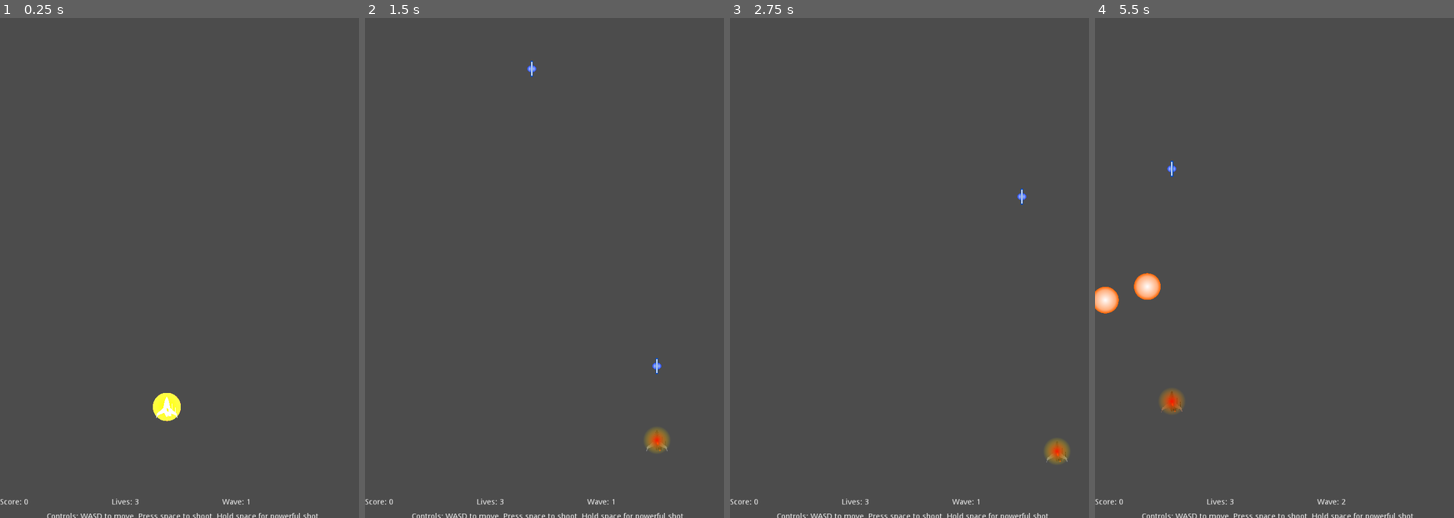
Above: before the commit, frames 1-4 (left to right).
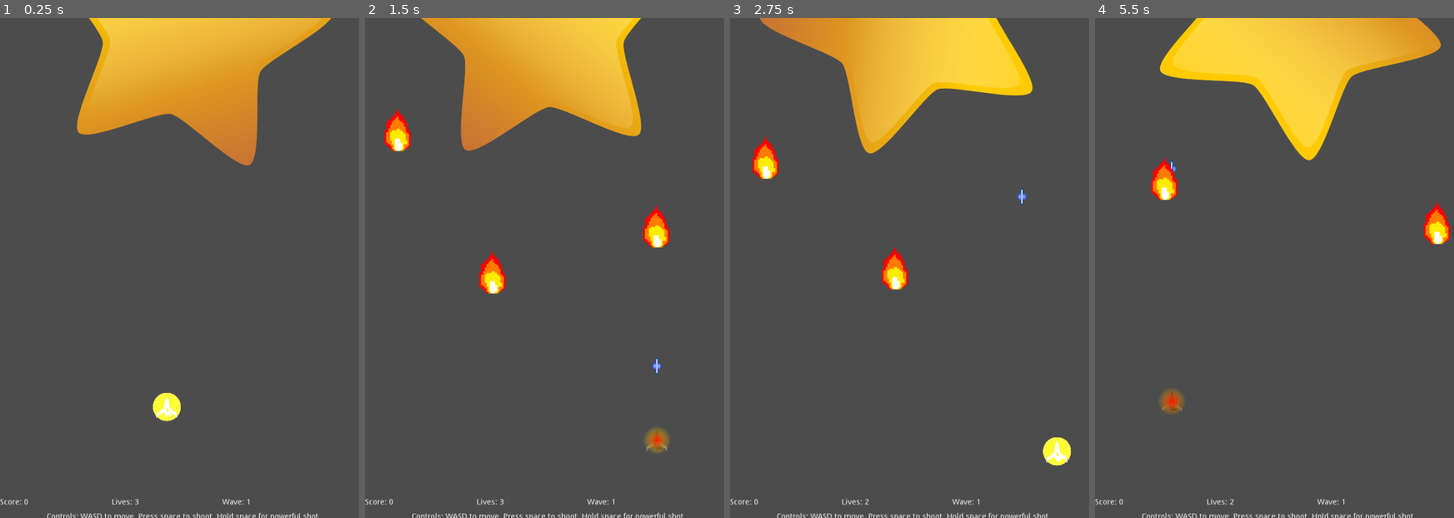
Above: after the commit, the same moments.

Repository: Imacds/ship-project-cs4700
Game: Godot game, scene res://Root.tscn
Two runs of this game, one before a commit and one after it. Both use one fixed random seed, a clock stepped at 60 frames per second and the inputs below.
Inputs:
- Up to frame 1 (0.25 s): no input
- Up to frame 2 (1.5 s): tap Space (shoot) at 0.5, 1.35 s; hold D (move_right) 0.53-1.28 s; hold Space (shoot) 0.53-1.28 s; hold S (move_down) from 1.28 s (still down)
- Up to frame 3 (2.75 s): tap Space (shoot) at 2 s; release S (move_down) at 2.03 s; hold D (move_right) from 2.03 s (still down); hold Space (shoot) from 2.03 s (still down)
- Up to frame 4 (5.5 s): release D (move_right) at 2.78 s; release Space (shoot) at 2.78 s; hold W (move_up) 2.78-3.53 s; tap Space (shoot) at 2.85, 3.5, 4.35 s; hold Space (shoot) 3.53-4.28 s; hold A (move_left) 3.53-5.03 s; hold S (move_down) from 5.03 s (still down); hold Space (shoot) from 5.03 s (still down)

The runs differ from the first frame. In frame 1, 12% of the frame differs, in the area x 21-93%, y 0-30%; in frame 2, 12%; in frame 3, 11%; in frame 4, 12%, in the area x 0-99%, y 0-98%.

Commit message:
add: star boss gets hurt, manly sfx, add: star boss shoots fireballs

Diff:
--- a/EnemyController.gd
+++ b/EnemyController.gd
@@ -8,7 +8,7 @@
 var state = SPAWN
 var counter = 0.0
 var score = 0
-export (int) var goalScore = 1
+export (int) var goalScore = 0
 onready var bossController = $"../BossController"
 
 # Called every frame. 'delta' is the elapsed time since the previous frame.
--- a/Root.tscn
+++ b/Root.tscn
@@ -117,3 +117,5 @@
 
 [node name="BossController" type="Node" parent="."]
 script = ExtResource( 14 )
+
+[node name="FireballContainer" type="Node" parent="."]
--- a/Ship.gd
+++ b/Ship.gd
@@ -112,7 +112,7 @@
 	return bullet
 
 func _on_Ship_area_entered(area):
-	if "Enemy1" in area.get_name():
+	if "Enemy1" in area.get_name() or "Fireball" in area.get_name():
 		die(area)
 
 func die(killer):
--- /dev/null
+++ b/scenes/Fireball.tscn
@@ -0,0 +1,19 @@
+[gd_scene load_steps=4 format=2]
+
+[ext_resource path="res://scripts/Fireball.gd" type="Script" id=1]
+[ext_resource path="res://sprites/fireball.png" type="Texture" id=2]
+
+[sub_resource type="RectangleShape2D" id=1]
+extents = Vector2( 24.0889, 28.4208 )
+
+[node name="Fireball" type="Area2D"]
+script = ExtResource( 1 )
+
+[node name="Sprite" type="Sprite" parent="."]
+position = Vector2( -4.78468, 0 )
+rotation = -1.57079
+texture = ExtResource( 2 )
+
+[node name="CollisionShape2D" type="CollisionShape2D" parent="."]
+position = Vector2( -0.368057, 0 )
+shape = SubResource( 1 )
--- a/scenes/StarBoss.tscn
+++ b/scenes/StarBoss.tscn
@@ -1,8 +1,22 @@
-[gd_scene load_steps=6 format=2]
+[gd_scene load_steps=20 format=2]
 
 [ext_resource path="res://scripts/StarBoss.gd" type="Script" id=1]
 [ext_resource path="res://scripts/StarBossAnimation.gd" type="Script" id=2]
 [ext_resource path="res://sprites/sss.png" type="Texture" id=3]
+[ext_resource path="res://audio/music/n-Dimensions (Main Theme).ogg" type="AudioStream" id=4]
+[ext_resource path="res://audio/sfx/thunk (fireballs fired).wav" type="AudioStream" id=5]
+[ext_resource path="res://scripts/GotHurtAudio.gd" type="Script" id=6]
+[ext_resource path="res://audio/sfx/StarBoss/deathh.wav" type="AudioStream" id=7]
+[ext_resource path="res://audio/sfx/StarBoss/die1.wav" type="AudioStream" id=8]
+[ext_resource path="res://audio/sfx/StarBoss/die2.wav" type="AudioStream" id=9]
+[ext_resource path="res://audio/sfx/StarBoss/pain1.wav" type="AudioStream" id=10]
+[ext_resource path="res://audio/sfx/StarBoss/pain2.wav" type="AudioStream" id=11]
+[ext_resource path="res://audio/sfx/StarBoss/pain3.wav" type="AudioStream" id=12]
+[ext_resource path="res://audio/sfx/StarBoss/pain4.wav" type="AudioStream" id=13]
+[ext_resource path="res://audio/sfx/StarBoss/pain5.wav" type="AudioStream" id=14]
+[ext_resource path="res://audio/sfx/StarBoss/pain6.wav" type="AudioStream" id=15]
+[ext_resource path="res://audio/sfx/StarBoss/painh.wav" type="AudioStream" id=16]
+[ext_resource path="res://audio/sfx/StarBoss/paino.wav" type="AudioStream" id=17]
 
 [sub_resource type="Animation" id=1]
 resource_name = "StarBoss"
@@ -67,5 +81,88 @@
 scale = Vector2( 12.96, 12.96 )
 shape = SubResource( 2 )
 
+[node name="AudioStreamPlayer2D" type="AudioStreamPlayer2D" parent="."]
+stream = ExtResource( 4 )
+autoplay = true
+
+[node name="FireballSpawnPoint" type="Node2D" parent="."]
+position = Vector2( -3.05176e-005, -237.594 )
+
+[node name="FireballSpawnPoint2" type="Node2D" parent="."]
+position = Vector2( 247.91, -56.0256 )
+
+[node name="FireballSpawnPoint3" type="Node2D" parent="."]
+position = Vector2( -155.031, 234.483 )
+
+[node name="FireballSpawnPoint4" type="Node2D" parent="."]
+position = Vector2( 152.936, 235.182 )
+
+[node name="FireballSpawnPoint5" type="Node2D" parent="."]
+position = Vector2( -250.005, -56.7239 )
+
+[node name="FireballContainer" type="Node" parent="."]
+
+[node name="FireballsFiredAudio" type="AudioStreamPlayer2D" parent="."]
+stream = ExtResource( 5 )
+
+[node name="GotHurtAudio" type="Node" parent="."]
+editor/display_folded = true
+script = ExtResource( 6 )
+
+[node name="Audio1" type="AudioStreamPlayer2D" parent="GotHurtAudio"]
+position = Vector2( 340, 0 )
+rotation = 1.74846e-007
+stream = ExtResource( 7 )
+
+[node name="Audio2" type="AudioStreamPlayer2D" parent="GotHurtAudio"]
+position = Vector2( 340, 0 )
+rotation = 1.74846e-007
+stream = ExtResource( 8 )
+
+[node name="Audio3" type="AudioStreamPlayer2D" parent="GotHurtAudio"]
+position = Vector2( 340, 0 )
+rotation = 1.74846e-007
+stream = ExtResource( 9 )
+
+[node name="Audio4" type="AudioStreamPlayer2D" parent="GotHurtAudio"]
+position = Vector2( 340, 0 )
+rotation = 1.74846e-007
+stream = ExtResource( 10 )
+
+[node name="Audio5" type="AudioStreamPlayer2D" parent="GotHurtAudio"]
+position = Vector2( 340, 0 )
+rotation = 1.74846e-007
+stream = ExtResource( 11 )
+
+[node name="Audio6" type="AudioStreamPlayer2D" parent="GotHurtAudio"]
+position = Vector2( 340, 0 )
+rotation = 1.74846e-007
+stream = ExtResource( 12 )
+
+[node name="Audio7" type="AudioStreamPlayer2D" parent="GotHurtAudio"]
+position = Vector2( 340, 0 )
+rotation = 1.74846e-007
+stream = ExtResource( 13 )
+
+[node name="Audio8" type="AudioStreamPlayer2D" parent="GotHurtAudio"]
+position = Vector2( 340, 0 )
+rotation = 1.74846e-007
+stream = ExtResource( 14 )
+
+[node name="Audio9" type="AudioStreamPlayer2D" parent="GotHurtAudio"]
+position = Vector2( 340, 0 )
+rotation = 1.74846e-007
+stream = ExtResource( 15 )
+
+[node name="Audio10" type="AudioStreamPlayer2D" parent="GotHurtAudio"]
+position = Vector2( 340, 0 )
+rotation = 1.74846e-007
+stream = ExtResource( 16 )
+
+[node name="Audio11" type="AudioStreamPlayer2D" parent="GotHurtAudio"]
+position = Vector2( 340, 0 )
+rotation = 1.74846e-007
+stream = ExtResource( 17 )
+
 [connection signal="area_entered" from="." to="." method="_on_StarBoss_area_entered"]
 [connection signal="animation_finished" from="AnimationPlayer" to="AnimationPlayer" method="_on_AnimationPlayer_animation_finished"]
--- a/scripts/BossController.gd
+++ b/scripts/BossController.gd
@@ -3,5 +3,6 @@
 onready var boss_resource = preload("res://scenes/StarBoss.tscn")
 
 func spawn():
+	$"../AudioStreamPlayer2D".stop()
 	var boss = boss_resource.instance()
 	add_child(boss)
--- /dev/null
+++ b/scripts/Fireball.gd
@@ -0,0 +1,7 @@
+extends Area2D
+
+export (int) var speed = 900
+export (Vector2) var direction = Vector2(0, 1)
+
+func _physics_process(delta):
+	position += direction * speed * delta
--- /dev/null
+++ b/scripts/GotHurtAudio.gd
@@ -0,0 +1,7 @@
+extends Node
+
+onready var sfx = [$Audio1, $Audio2, $Audio3, $Audio4, $Audio5, $Audio6, $Audio7, $Audio8, $Audio9, $Audio10, $Audio11]
+
+func play():
+	var index = randi() % sfx.size()
+	sfx[index].play()
--- a/scripts/StarBoss.gd
+++ b/scripts/StarBoss.gd
@@ -1,6 +1,16 @@
 extends Area2D
 
-export (int) var hp = 90 # player can do roughly 3 dmg / sec
+class SpawnSorter:
+	static func sort(a, b):
+		return a.position.y > b.position.y
+
+export (int) var hp = 90 # player can do roughly 3 dmg / sec; multi-hits are common tho
+# fireball #
+onready var spawnpoints = [$FireballSpawnPoint, $FireballSpawnPoint2, $FireballSpawnPoint3, $FireballSpawnPoint4, $FireballSpawnPoint5]
+var last_fired = 0
+export (int) var time_between_shots = 1.25
+onready var fireball_resource = preload("res://scenes/Fireball.tscn")
+onready var fireball_container = $"../../FireballContainer"
 
 func _ready():
 	z_index = 1
@@ -8,4 +18,27 @@
 func _on_StarBoss_area_entered(area):
 	if "Bullet" in area.get_name():
 		hp -= 1 + int(area.charged)
-		print(hp)
+		$GotHurtAudio.play()
+
+func _process(delta):
+	shoot(delta)
+
+func shoot(delta):
+	last_fired += delta
+
+	if last_fired >= time_between_shots:
+		last_fired = 0
+		create_fireballs()
+
+func create_fireballs():
+	$FireballsFiredAudio.play()
+
+	# select the 3 lowest spawn points (highest y values)
+	spawnpoints.sort_custom(SpawnSorter, "sort")
+
+	# instantiate fireballs at those points
+	for i in range(3):
+		var fireball = fireball_resource.instance()
+		fireball.global_position = spawnpoints[i].global_position
+		$FireballContainer.add_child(fireball)
+		#fireball_container.add_child(fireball)
Not shown, added: audio/sfx/StarBoss/deathh.wav.import
Not shown, added: audio/sfx/StarBoss/die1.wav.import
Not shown, added: audio/sfx/StarBoss/die2.wav.import
Not shown, added: audio/sfx/StarBoss/pain1.wav.import
Not shown, added: audio/sfx/StarBoss/pain2.wav.import
Not shown, added: audio/sfx/StarBoss/pain3.wav.import
Not shown, added: audio/sfx/StarBoss/pain4.wav.import
Not shown, added: audio/sfx/StarBoss/pain5.wav.import
Not shown, added: audio/sfx/StarBoss/pain6.wav.import
Not shown, added: audio/sfx/StarBoss/painh.wav.import
Not shown, added: audio/sfx/StarBoss/paino.wav.import
Not shown, added: audio/sfx/thunk (fireballs fired).wav.import
(and 15 more such lines)
